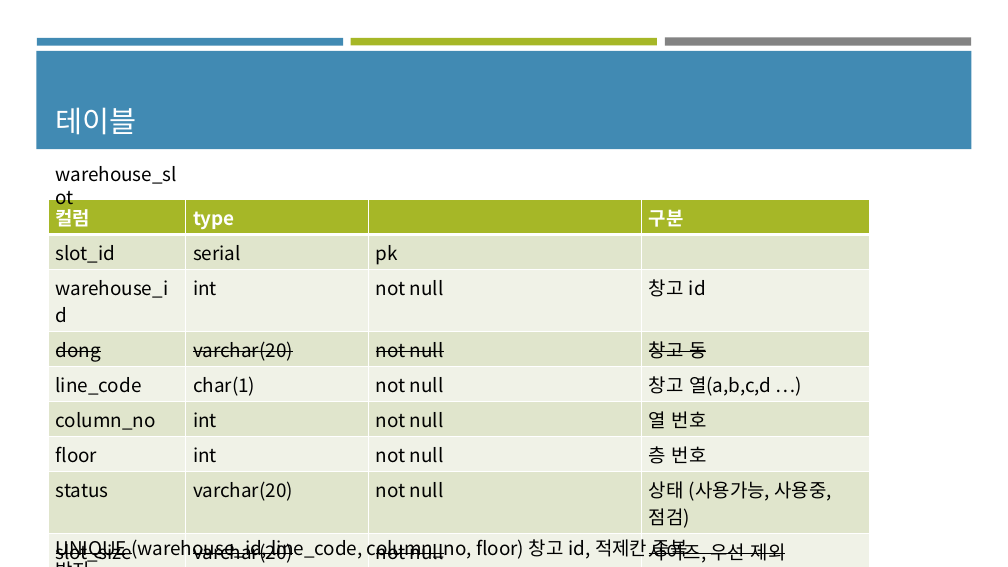
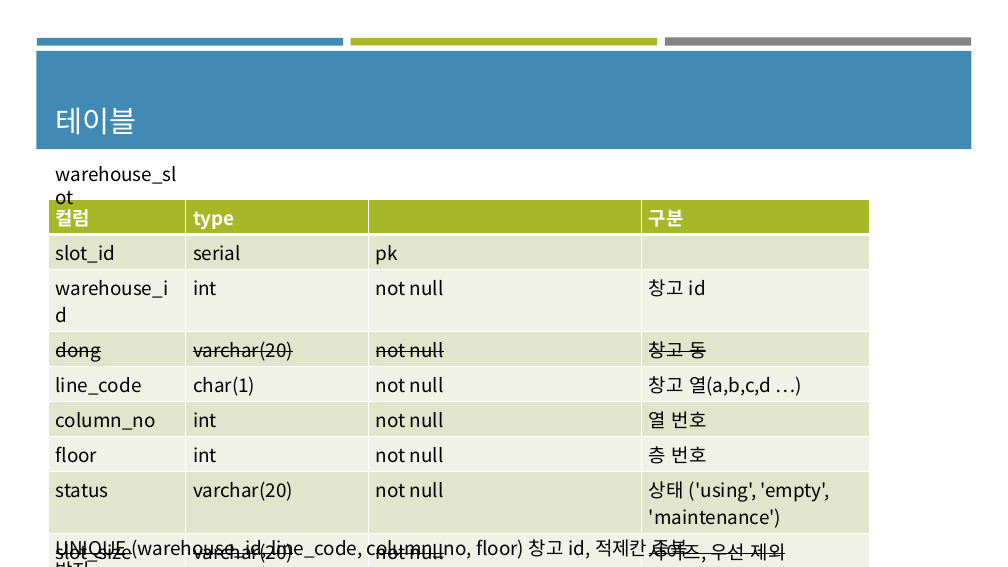
Before and after one commit to mkim0203/yolo_mini_project, a slide deck: slide 13 of 창고관리.pptx. Drawn at 1008x567 pixels with LibreOffice and Linux fonts; fonts in the diff are those of the drawing. Boxes give left, top, right and bottom in pixels: in the first picture for what was removed or moved away, otherwise in the second. Text is boxed around its words. In the diff, an @@ line names an element or a change of style, - is before the commit and + after.

```diff
--- a/창고관리.pptx
+++ b/창고관리.pptx
@@ table at box(48, 200, 870, 567) @@
-row 8, column 4: 상태 (사용가능, 사용중, 점검)
+row 8, column 4: 상태 ('using', 'empty', 'maintenance')
```
Also in this commit, not shown: 5 other slides changed, 14 other files.
